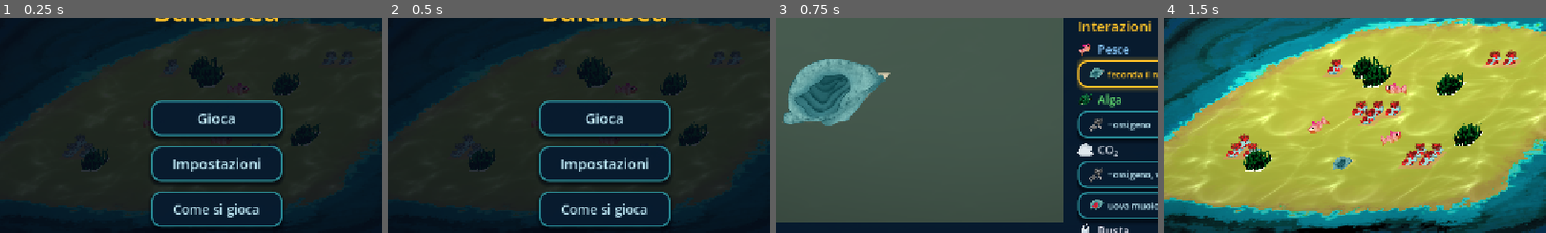
Above: before the commit, frames 1-4 (left to right).
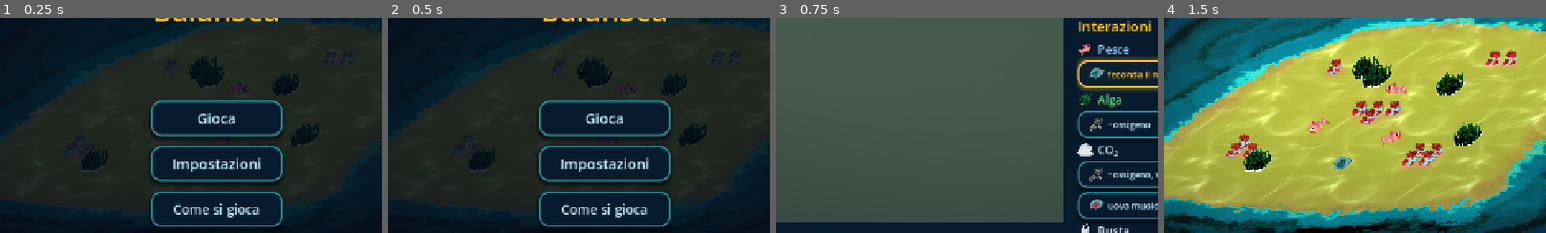
Above: after the commit, the same moments.

Repository: TakFog/rgj2026
Game: Godot game, scene res://main/main.tscn
Two runs of this game, one before a commit and one after it. Both use one fixed random seed, a clock stepped at 60 frames per second and the inputs below. Sound files missing from this copy of the repository are replaced by a short silence.
Inputs:
- Up to frame 1 (0.25 s): no input
- Up to frame 2 (0.5 s): no input
- Up to frame 3 (0.75 s): click "Gioca" at 0.5 s
- Up to frame 4 (1.5 s): click "Inizia" at 1.25 s
The pictures show only the part of the screen within x 22-72%, y 27-77%; the shares and areas given below are measured in that part.

Frames 1-2 are identical in both runs. In frame 3, 5.7% of the frame differs, in the area x 2-30%, y 19-51%; in frame 4, nothing differs.

Commit message:
Auto-advance tutorial interactions and draw predators above nests

Diff:
--- a/tests/unit/test_tutorial_screen.gd
+++ b/tests/unit/test_tutorial_screen.gd
@@ -31,6 +31,14 @@
 	screen._input(_right_click())
 
 	assert_true(started[0], "right click must skip/start")
+	_close_screen(screen)
+
+
+func test_auto_advance_moves_to_the_next_interaction() -> void:
+	var screen := _open_screen(TutorialScreen.Mode.REVIEW)
+	assert_eq(screen.get("_selected_index"), 0)
+	screen._process(TutorialScreen.LOOP_SECONDS + 0.1)
+	assert_eq(screen.get("_selected_index"), 1)
 	_close_screen(screen)
 
 
--- a/tests/unit/test_tutorial_stage.gd
+++ b/tests/unit/test_tutorial_stage.gd
@@ -26,6 +26,27 @@
 			assert_false(node.is_in_group(group), "%s joined %s" % [node.name, group])
 
 
+func test_predator_draws_above_nest() -> void:
+	var stage := TutorialStage.new()
+	var row := {}
+	for candidate in TutorialInteractions.ROWS:
+		if candidate["id"] == &"predator_eggs":
+			row = candidate
+	stage.show_interaction(row)
+	var predator_z := -100
+	var nest_z := 100
+	for node in stage.visual_nodes():
+		var sprite := node as Sprite2D
+		if sprite == null:
+			continue
+		if sprite.texture == PredatorVisual.TEXTURE:
+			predator_z = sprite.z_index
+		elif sprite.texture == Nest.EGGS_TEXTURE:
+			nest_z = sprite.z_index
+	assert_true(predator_z > nest_z, "predator %d, nest %d" % [predator_z, nest_z])
+	stage.free()
+
+
 func test_stage_fills_the_tutorial_pane() -> void:
 	var stage := TutorialStage.new()
 	assert_eq(stage.size_flags_horizontal, Control.SIZE_EXPAND_FILL)
--- a/ui/b_tutorial_screen.gd
+++ b/ui/b_tutorial_screen.gd
@@ -13,8 +13,8 @@
 enum Mode { START, REVIEW }
 enum InputAction { NONE, NEXT, PRIMARY }
 
-## Replay the selected interaction after this many seconds.
-const LOOP_SECONDS := 5.8
+## Advance to the next interaction after this many seconds.
+const LOOP_SECONDS := 4.5
 const SCREEN_MARGIN := 24.0
 const RIGHT_COLUMN_MIN_WIDTH := 340.0
 const CAPTION_FONT_SIZE := 24
@@ -28,6 +28,7 @@
 var _selected_index := 0
 var _chips: Array[Button] = []
 var _chip_rows: Array[int] = []
+var _scroll: ScrollContainer
 
 
 static func primary_label(mode: Mode) -> String:
@@ -133,17 +134,17 @@
 	list_title.add_theme_color_override("font_color", SeaStyle.SAND_COLOR)
 	right.add_child(list_title)
 
-	var scroll := ScrollContainer.new()
-	scroll.size_flags_horizontal = Control.SIZE_EXPAND_FILL
-	scroll.size_flags_vertical = Control.SIZE_EXPAND_FILL
-	scroll.horizontal_scroll_mode = ScrollContainer.SCROLL_MODE_DISABLED
-	right.add_child(scroll)
+	_scroll = ScrollContainer.new()
+	_scroll.size_flags_horizontal = Control.SIZE_EXPAND_FILL
+	_scroll.size_flags_vertical = Control.SIZE_EXPAND_FILL
+	_scroll.horizontal_scroll_mode = ScrollContainer.SCROLL_MODE_DISABLED
+	right.add_child(_scroll)
 
 	var rows := VBoxContainer.new()
 	rows.size_flags_horizontal = Control.SIZE_EXPAND_FILL
 	rows.add_theme_constant_override("separation", 6)
 	rows.mouse_filter = Control.MOUSE_FILTER_IGNORE
-	scroll.add_child(rows)
+	_scroll.add_child(rows)
 	for group in _grouped_rows():
 		rows.add_child(_build_group(group))
 
@@ -182,8 +183,7 @@
 		return
 	_elapsed += delta
 	if _elapsed >= LOOP_SECONDS:
-		_elapsed = 0.0
-		_stage.show_interaction(TutorialInteractions.ROWS[_selected_index])
+		_select_next()
 
 
 ## Selects one interaction: rebuilds the stage and refreshes the chip highlight.
@@ -208,11 +208,15 @@
 
 
 func _refresh_chips() -> void:
+	var selected: Button = null
 	for i in _chips.size():
 		if _chip_rows[i] == _selected_index:
 			SeaStyle.style_highlighted_button(_chips[i])
+			selected = _chips[i]
 		else:
 			SeaStyle.style_button(_chips[i])
+	if selected != null and _scroll != null and _scroll.is_inside_tree():
+		_scroll.ensure_control_visible(selected)
 
 
 func _on_primary_pressed() -> void:
--- a/ui/b_tutorial_stage.gd
+++ b/ui/b_tutorial_stage.gd
@@ -15,6 +15,19 @@
 const NEST_HEIGHT := 130.0
 const ALGAE_HEIGHT := 105.0
 const CORAL_HEIGHT := 140.0
+## Nests are ground cover; predators and other agents draw above them.
+const Z_BY_ID := {
+	&"nest": -1,
+	&"nest_eggs": -1,
+	&"coral": 0,
+	&"algae": 0,
+	&"fish": 5,
+	&"bag": 8,
+	&"co2": 10,
+	&"predator": 20,
+	&"turtle": 22,
+	&"cyclone": 24,
+}
 
 var _projection: ViewProjection
 var _layer: Node2D
@@ -227,6 +240,7 @@
 
 func _build_nest() -> void:
 	_nest = _sprite(Nest.EMPTY_TEXTURE, NEST_HEIGHT, Vector2(5.0, 2.0))
+	_nest.z_index = Z_BY_ID[&"nest"]
 	_adult = _fish(Vector2(1.2, 2.7), true, Vector2.RIGHT)
 	_ring = ClockRing.new()
 	_ring.position = _pos(Vector2(5.0, 2.0))
@@ -255,15 +269,22 @@
 
 
 func _generic_visual(id: StringName, cell: Vector2) -> Node2D:
+	var visual: Node2D
 	match id:
-		&"co2": return _co2(cell)
-		&"fish": return _fish(cell, true, Vector2.RIGHT)
-		&"algae": return _algae(cell)
-	var texture := TutorialIcons.texture(id)
-	if texture == null:
-		return null
-	var tint := Coral.CORAL_HEALTHY_TINT if id == &"coral" else Color.WHITE
-	return _sprite(texture, TutorialIcons.height(id), cell, tint)
+		&"co2":
+			visual = _co2(cell)
+		&"fish":
+			visual = _fish(cell, true, Vector2.RIGHT)
+		&"algae":
+			visual = _algae(cell)
+		_:
+			var texture := TutorialIcons.texture(id)
+			if texture == null:
+				return null
+			var tint := Coral.CORAL_HEALTHY_TINT if id == &"coral" else Color.WHITE
+			visual = _sprite(texture, TutorialIcons.height(id), cell, tint)
+	visual.z_index = Z_BY_ID.get(id, 0)
+	return visual
 
 
 func _animate(id: StringName) -> void:
